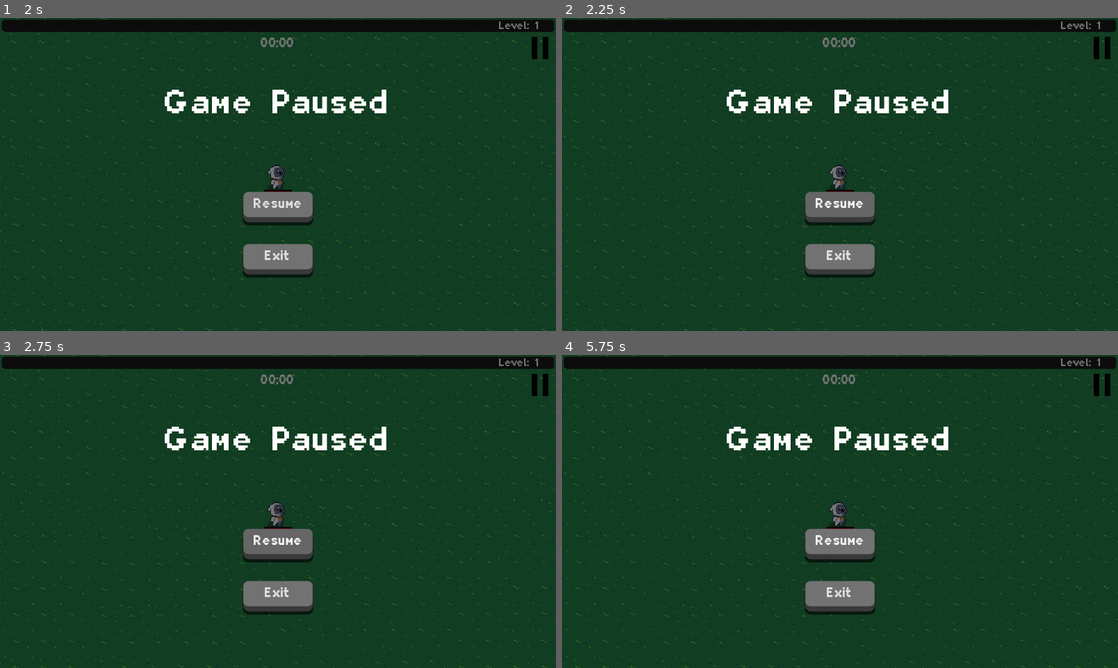
Above: before the commit, frames 1-4 (two rows, left to right).
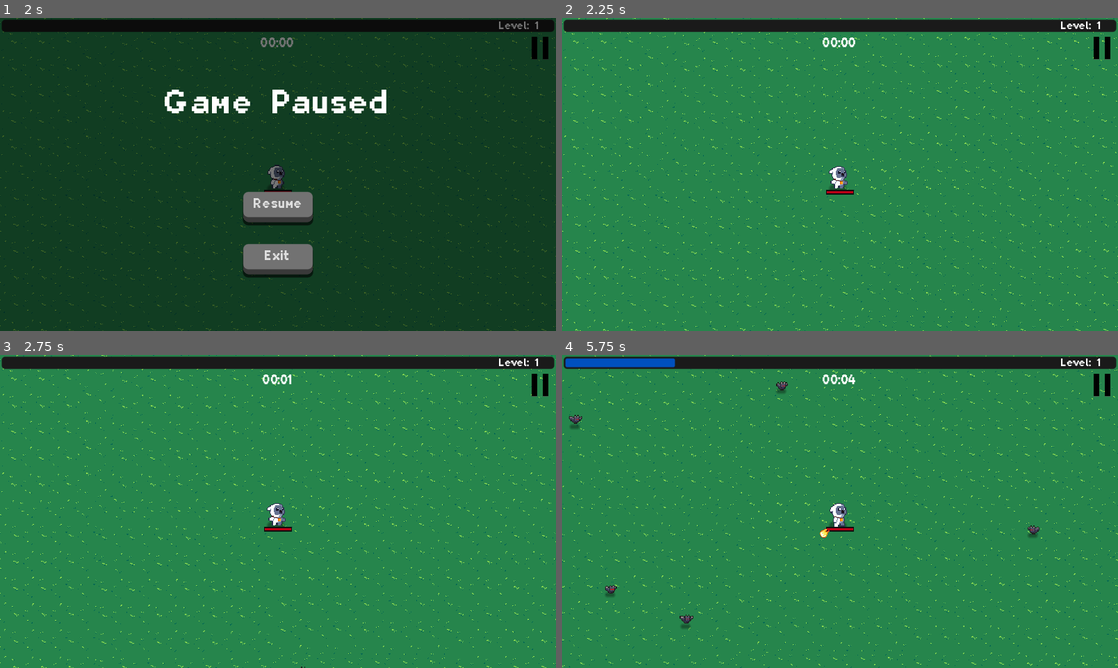
Above: after the commit, the same moments.

Repository: IgnacyZywalewski/VampireSurvivors
Game: Godot game, scene res://ui/menu.tscn
The game is run twice, just before and just after one commit, with the same random seed, the same clock (stepped at 60 frames per second) and the same inputs. Sound files missing from this copy of the repository are replaced by a short silence.
Inputs (mouse positions are in pixels of both pictures, inside the frame that each line leads up to):
- Up to frame 1 (2 s): click "Start" at 0.5 s; click (539, 49) at 1.25 s
- Up to frame 2 (2.25 s): click "Resume" at 2 s
- Up to frame 3 (2.75 s): no input
- Up to frame 4 (5.75 s): tap Enter at 2.75 s; move the mouse to (962, 495) at 2.77 s; hold D (right) 2.78-3.53 s; click (962, 495) at 2.85 s; move the mouse to (728, 527) at 3.52 s; hold S (down) 3.53-4.28 s; click (728, 527) at 3.6 s; move the mouse to (895, 442) at 4.27 s; hold D (right) 4.28-5.03 s; click (895, 442) at 4.35 s; move the mouse to (812, 574) at 5.02 s; hold W (up) from 5.03 s (still down); click (812, 574) at 5.1 s

Frame 1 is identical in both runs. In frame 2, 96% of the frame differs, in the area x 0-100%, y 0-100%; in frame 3, 96%; in frame 4, 97%.

Commit message:
Small gui adjustments and pause screen fix

Diff:
--- a/player/weapons/shooting_star.gd
+++ b/player/weapons/shooting_star.gd
@@ -23,35 +23,35 @@
 		1:
 			bounce_num = 5
 			speed = 200
-			damage = 2
+			damage = 1
 		2:
 			bounce_num = 5
 			speed = 300
-			damage = 2.5
+			damage = 1.5
 		3:
 			bounce_num = 7
 			speed = 300
-			damage = 3
+			damage = 2
 		4:
 			bounce_num = 7
 			speed = 300
-			damage = 3
+			damage = 2
 		5:
 			bounce_num = 7
 			speed = 350
-			damage = 3.5
+			damage = 2.5
 		6:
 			bounce_num = 9
 			speed = 350
-			damage = 4
+			damage = 3
 		7:
 			bounce_num = 9
 			speed = 350
-			damage = 4
+			damage = 3
 		8:
 			bounce_num = 11
 			speed = 350
-			damage = 4
+			damage = 3.5
 
 func _physics_process(delta):
 	position += speed * delta * angle
--- a/ui/item_option.gd
+++ b/ui/item_option.gd
@@ -16,6 +16,7 @@
 
 	if item == null:
 		item = "food"
+
 	label_name.text = UpgradeDataBase.UPGRADES[item]["displayname"]
 	label_description.text = UpgradeDataBase.UPGRADES[item]["details"]
 	label_level.text = UpgradeDataBase.UPGRADES[item]["level"]
--- a/ui/pause_screen.gd
+++ b/ui/pause_screen.gd
@@ -1,9 +1,9 @@
 extends Control
 
 
-func _on_resume_button_click_end():
+func _on_resume_button_pressed():
 	visible = false
 	get_tree().paused = false
 
-func _on_exit_button_click_end():
+func _on_exit_button_pressed():
 	get_tree().quit()
--- a/ui/pause_screen.tscn
+++ b/ui/pause_screen.tscn
@@ -47,5 +47,5 @@
 offset_bottom = 295.0
 text = "Exit"
 
-[connection signal="click_end" from="ColorRect/ResumeButton" to="." method="_on_resume_button_click_end"]
-[connection signal="click_end" from="ColorRect/ExitButton" to="." method="_on_exit_button_click_end"]
+[connection signal="pressed" from="ColorRect/ResumeButton" to="." method="_on_resume_button_pressed"]
+[connection signal="pressed" from="ColorRect/ExitButton" to="." method="_on_exit_button_pressed"]
--- a/utility/upgrade_data_base.gd
+++ b/utility/upgrade_data_base.gd
@@ -184,7 +184,7 @@
 	"shooting_star_8": {
 		"icon": ICON_PATH + "shooting_star_icon.png",
 		"displayname": "Shooting Star",
-		"details": "Number of bounces up by 2",
+		"details": "Base Damage up by 0.5\nNumber of bounces up by 2",
 		"level": "Level: 8",
 		"prerequesits": ["shooting_star_7"],
 		"type": "weapon"
--- a/world/world.tscn
+++ b/world/world.tscn
@@ -14,7 +14,7 @@
 time_start = 0
 time_end = 300
 enemy = ExtResource("6_jty5m")
-enemy_num = 5
+enemy_num = 2
 enemy_spawn_delay = 0
 
 [sub_resource type="Resource" id="Resource_x5ib5"]
Binary file changed: assets/textures/icons/wings_icon.png
